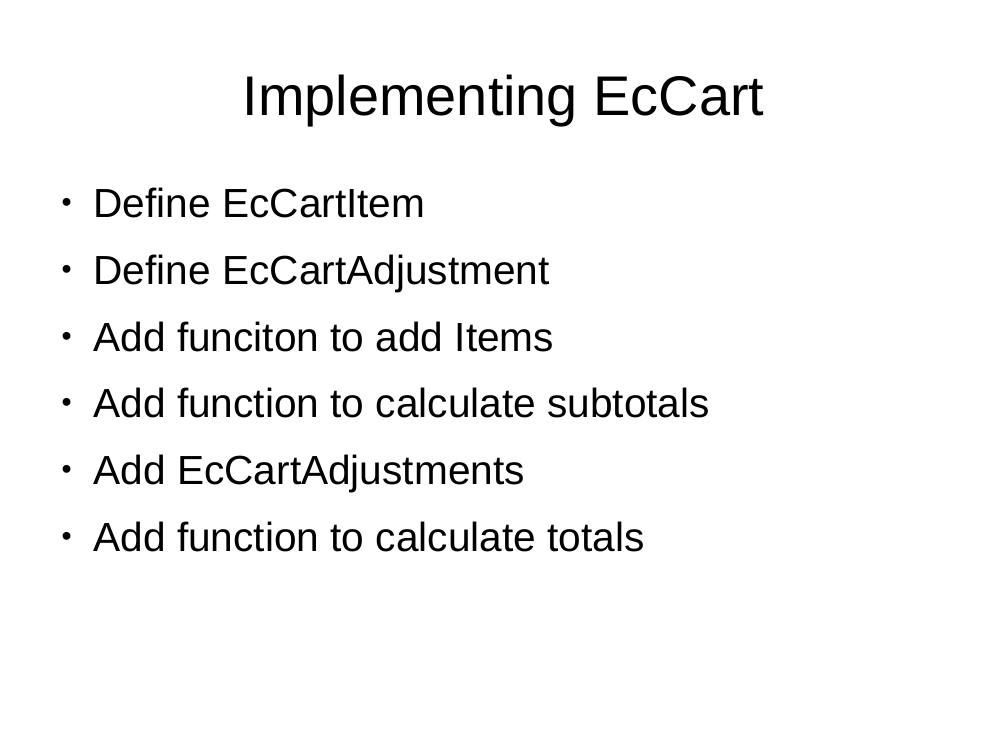
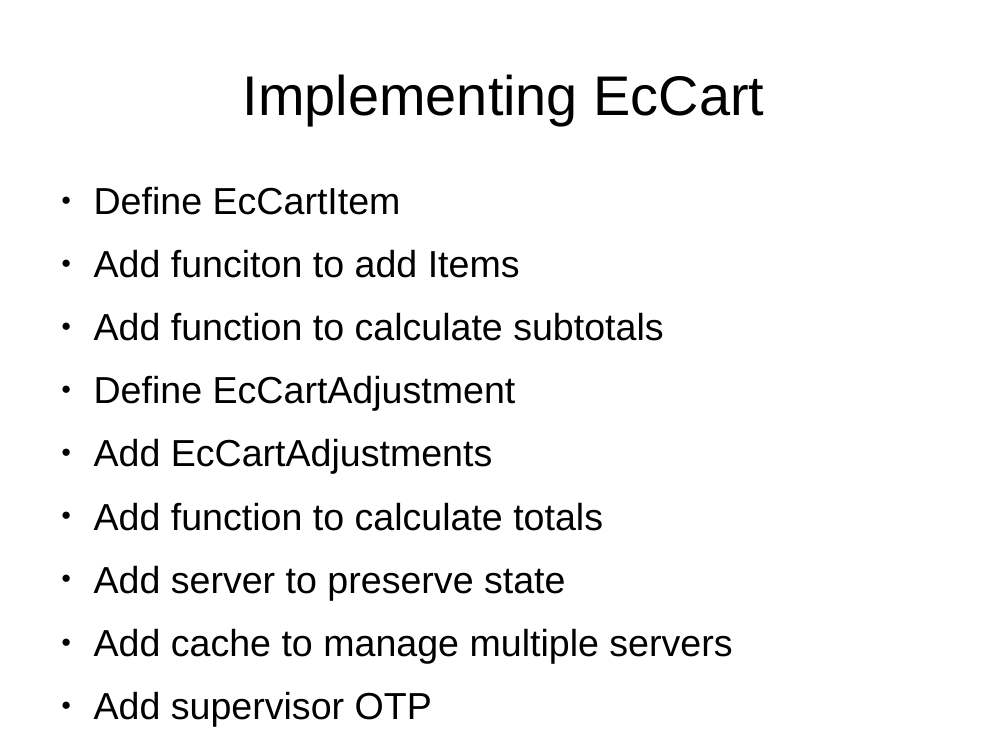
Before and after one commit to ramortegui/talks, a slide deck: slide 18 of porting-perl-package-to-elixir.odp (slide 19 before the commit). Drawn at 1008x756 pixels with LibreOffice and Linux fonts; fonts in the diff are those of the drawing. Boxes give left, top, right and bottom in pixels: in the first picture for what was removed or moved away, otherwise in the second. Text is boxed around its words. In the diff, an @@ line names an element or a change of style, - is before the commit and + after.

Commit message:
Remove middleware as a need to be productive. Update tree map of ec_cart module structure.

```diff
--- a/porting-perl-package-to-elixir.odp
+++ b/porting-perl-package-to-elixir.odp
@@ text at [94,186,663,531]: size 32 to 29.6 pt in "Define EcCartItem", "Add funciton to add Items", "Add function to calculate subtotals", "Add EcCartAdjustments" and 1 more places @@
@@ text at [94,254,549,292]: paragraph removed @@
-● Define EcCartAdjustment
@@ text at [94,375,516,411]: paragraph added @@
+● Define EcCartAdjustment
@@ text at [94,565,732,726]: paragraphs added @@
+● Add server to preserve state
+● Add cache to manage multiple servers
+● Add supervisor OTP
```
Also in this commit, not shown: 10 other slides changed, 1 slide added, 2 slides removed.
